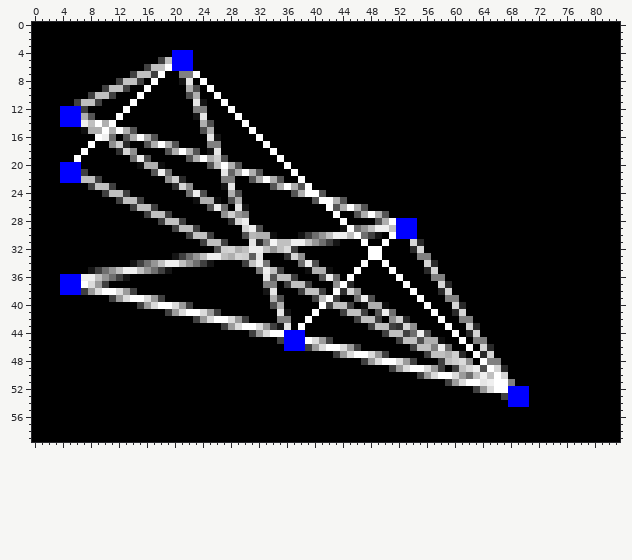
A sprite sheet gets an edit: Render/outputs/0.png. Above: the version before the commit.
The file is 84x60 pixels. Colours within 5 levels of each other are drawn and written as one.
And afterwards:
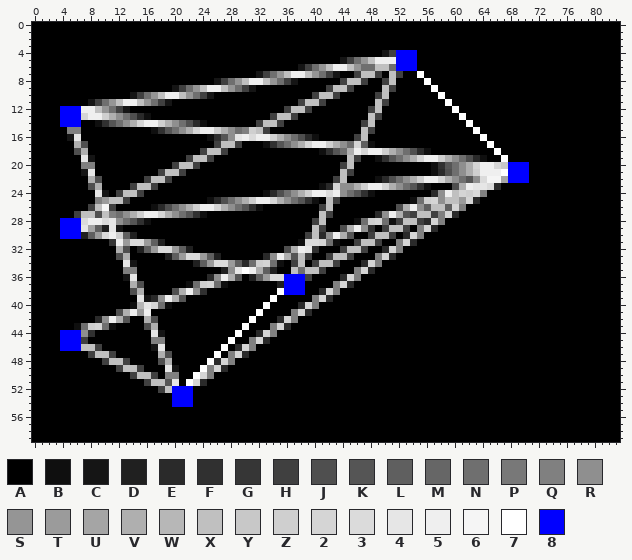
Palette (. is transparent): A #000000  B #0f0f0f  C #151515  D #202020  E #2a2a2a  F #303030  G #363636  H #404040  J #4f4f4f  K #555555  L #5f5f5f  M #666666  N #6f6f6f  P #787878  Q #808080  R #8f8f8f  S #959595  T #9b9b9b  U #a5a5a5  V #afafaf  W #b7b7b7  X #c0c0c0  Y #c8c8c8  Z #cfcfcf  2 #d5d5d5  3 #dbdbdb  4 #e6e6e6  5 #efefef  6 #f5f5f5  7 #ffffff  8 #0000ff
Difference:
Changed rows in their new state; - is an unchanged pixel.
first column x 4:
 4 ----------------AAA---------------------------CH888----------------
 5 --------------AAAAA---------------------CHNSX555888----------------
 6 ------------AAAAAAA---------------CHNSX55XSNNXXN888----------------
 7 ----------AAAAA--AAA--------CHNSX55XSNHC--HXXH-XH--7---------------
 8 --------AAAA-A---AA-A-CHNSX55XSNHC------HXXH--HX----7--------------
 9 ------AAAA--A---CHNSX55XSNHC----------HXXH----XH-----7-------------
10 ----AAAA--CHNSX55XSNHCA-------------HXXH-----HX-------7------------
11 --AAC-NSX55XSNHC---AA--A----------HXXH-------XH--------7-----------
12 ---55XSNHC---------AA---A-------HXXH--------HX----------7----------
13 ---255ZVRNJEB------AA----A----HXXH----------XH-----------7---------
14 ---AABFKNRV255ZVRNJEBA----A-HXXH-----------HX-------------7--------
15 -QQAAAAAAAA--BFKNRV255ZVRNQZXH-------------XH--------------7-------
16 -C4--AAA-AAAAA-------BFKR45355ZVRNJEB-----HX----------------7------
17 --VJA--AAA--AAAAA----AHXXH---BFKNRV255ZVRN2LB----------------7-----
18 --JV----AAA----AAAAAHXXH------A------BFKNV5255ZVRNJEB---------7----
19 --A4C-----AAA-----HXXHAA-------A---------XH--BFKNRV255ZVRNJEB--7---
20 AAAQQ------AAAA-HXXH-AAAAA------A-------HX-----------BFKNRV2552Y888
21 AAAC4--------AHXXH-----AAAAAA----A------XH-----------BEJNRVZ5557888
22 AAAAVJ------HXXHAA-----AA--AAAAA--A----HX----BEJNRVZ552VRNKR366U888
23 ----JVAA--HXXH--AAA----AA-----AAAAAA-BE2RRVZ552VRNKFB---JV5443E----
24 -----4CAHXXH------AAA---AA---BEJNR-Z5535RNKFB--------ER5X2Z3Q------
25 -----QTXXHAA-------AABEJNRVZ552VRNKFBAXHA---------BNZ2RXXT2E-------
26 ----HX6H--AAABEJNRVZ552VRNKFB--------HXAAAAA----JV5RLXXL2Q---------
27 --HXXJXQNRVZ552VRNKFB--AAAA----------XHA--AAAER5VKHXXHQ2E----------
28 88835534RNKFB-AAAA------AAA---------HX--A-BNZ2NBHXXHE2Q------------
29 8884ULD4C-------AAAA------AAA-------XH--JV5RFAH-XHAQ2E-------------
30 888DLT35ZLD-------AAAA----AAAAA---A-XER-VKAA-XXHAE2Q---------------
31 -------G5T33TLD-----AAAA---AAAAAAAB332NB--HXXHA-Q2EA---------------
32 --------VJ-DLT33TLD---AAAAAAAAAAJV54F---HXXHAAE2Q-AA---------------
33 --------JV-----DLT33TLDAAAAAAER5VKXH--HXXH--AQ2E---AA--------------
34 ---------4-AAAAAAAADLT33TLENZ2NB-HXAHXXH---E2QA-----AA-------------
35 ----AAAAAQQAAAAA-------DR475VLDA-XNXXHA---Q2E--A----AA-------------
36 AAAAAAAAA-4----------ER5VK-DLT33888H-AAAE2Q-----A----AA------------
37 AAAAAAA---VJ------BNZ2NB-----AAD888A---Q2--------A----AA-----------
38 AAAAAAAAAAJV----JV5RF--------AA7888AAE2QAAA-------A---AA-----------
39 -------AAAA4CER5VK------------7A----Q2EA--AAA------A---AA----------
40 ----------BW42NBAAA----------7AA--E2QAAAAA-AAAA-----A---AA---------
41 --------JV5T5--AAAAAAAA-----7--AAQ2EA---AAAA-AAA-----A--AA---------
42 -----ER5VK--VJ-----AAAAAAAA7---E2Q-A------AAAA-AAA----A--AA--------
43 --BNZ2NB----JV---------AAA-AAAQ2E-A---------AAAAAAA----A--AA-------
44 888RF--------4C----------7-AE2QAAAA-----------AAAAAAA---A-AA-------
45 888H---------QQ---------7--Q2E-AAAAAAAA---------AAAAAAA--A-AA------
46 888XXH-------C4--------7-E2Q----AAAAAAAAAAA-------AAAAAA--A-AA-----
47 ----HXXH------VJ------7-Q2E------------AAAAAAAA-----AAAAAA-AAA-----
48 ------HXXH----JV-----7E2Q------------------AAAAAAAA---AAAAA-AAA----
49 --------HXXH---4C---7Q2E-----------------------AAAAAAAA-AAAAAAAA---
50 ----------HXXH-QQ--72Q-----------------------------AAAAAAAAAAAAA---
51 ------------HXXK4-72E----------------------------------AAAAAAAAAA--
52 --------------HX888----------------------------------------AAAAAAAA
53 ----------------888--------------------------------------------AAAA
54 ----------------888---------------------------------------------AAA
Where, in picture pixels (left, top, right, bottom), the same in both pictures:
changed: (60, 50, 529, 407)
